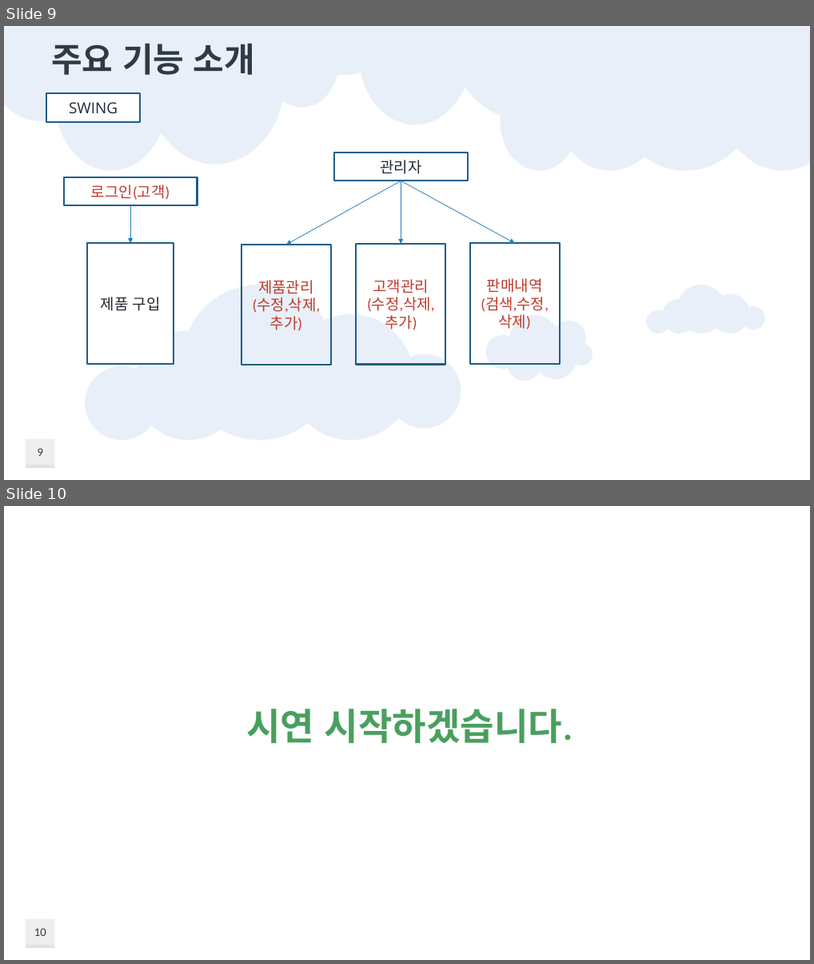
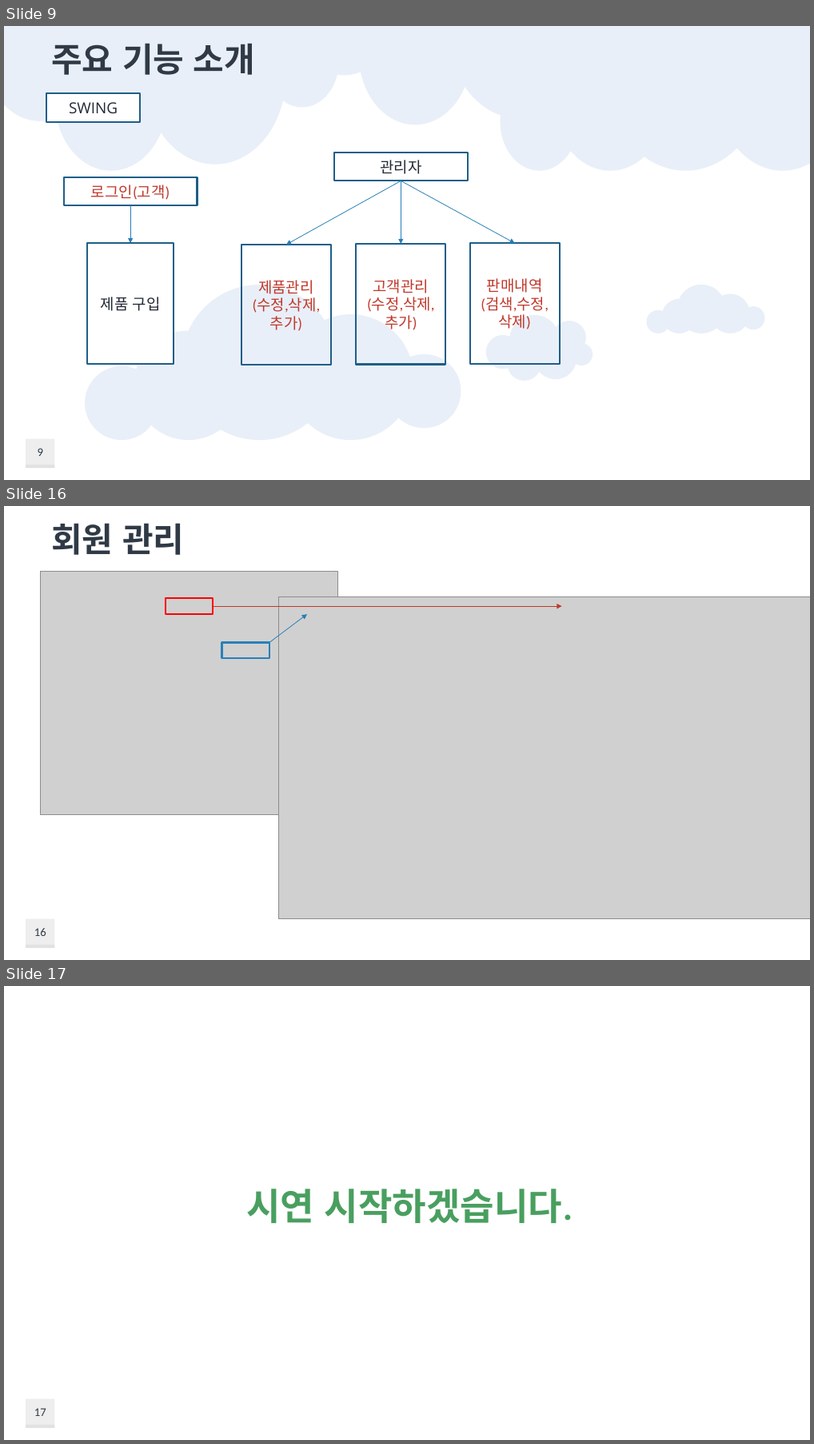
Before and after one commit to taehoon95/shoppingMall, a slide deck: document/쇼핑몰(이태훈).pptx. Shown one above the other, each under a label of ours: slides 9 and 10 before the commit, slides 9, 16 and 17 after it; the slides between them are not shown. The pictures are 814x964 and 814x1444 pixels, drawn with LibreOffice and Linux fonts; fonts in the diff are those of the drawing; grey boxes stand for pictures; background and template pictures are left out. Boxes give left, top, right and bottom in pixels: in the first picture for what was removed or moved away, otherwise in the second. Text is boxed around its words. In the diff, an @@ line names an element or a change of style, - is before the commit and + after.

```diff
--- a/document/쇼핑몰(이태훈).pptx
+++ b/document/쇼핑몰(이태훈).pptx
@@ slide 16 added at (4, 506, 810, 960), background #FFFFFF; not listed: 3 template elements that a slide beside it also shows @@
@@ title added at (51, 523, 184, 555), 40 pt, text #2F3A46, bold @@
+회원 관리
@@ picture added at (40, 571, 338, 814) @@
@@ rectangle added at (166, 598, 214, 614), outline #FF0000 2.25 pt @@
@@ picture added at (278, 596, 810, 919) @@
@@ arrow added from (214, 607) to (562, 607), #C0392B 0.75 pt @@
@@ arrow added from (270, 642) to (307, 614), #257EB8 0.75 pt @@
@@ rectangle added at (222, 642, 270, 658), outline #2980B9 2.25 pt @@
@@ page number added at (34, 928, 46, 936), 14 pt, text #2F3A46 @@
+16
@@ what was slide 10 is now slide 17 @@
@@ page number at (34, 1408, 46, 1416): text changed @@
-10
+17
```
Also in this commit, not shown: 1 slide changed, 6 other slides added, 1 other file.
